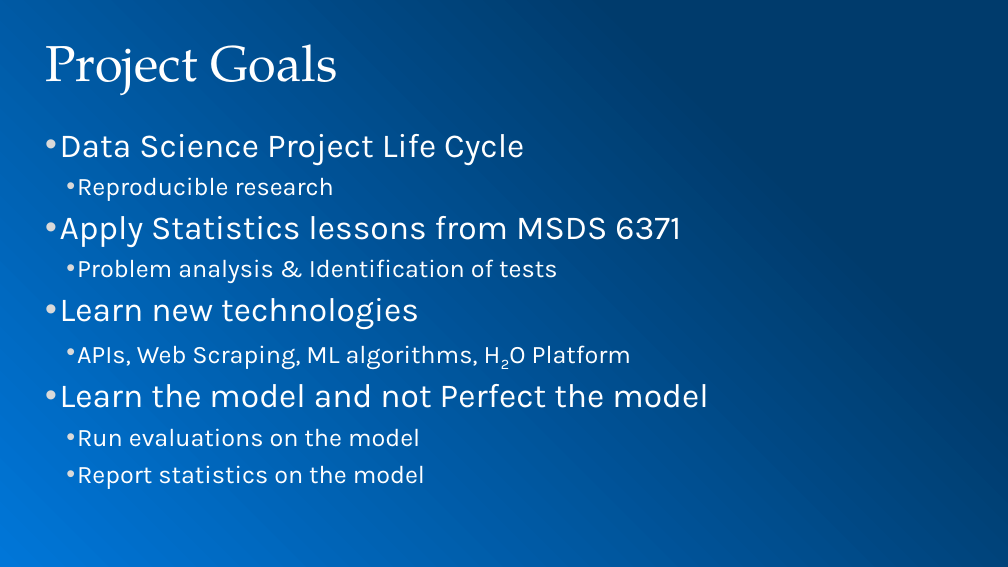
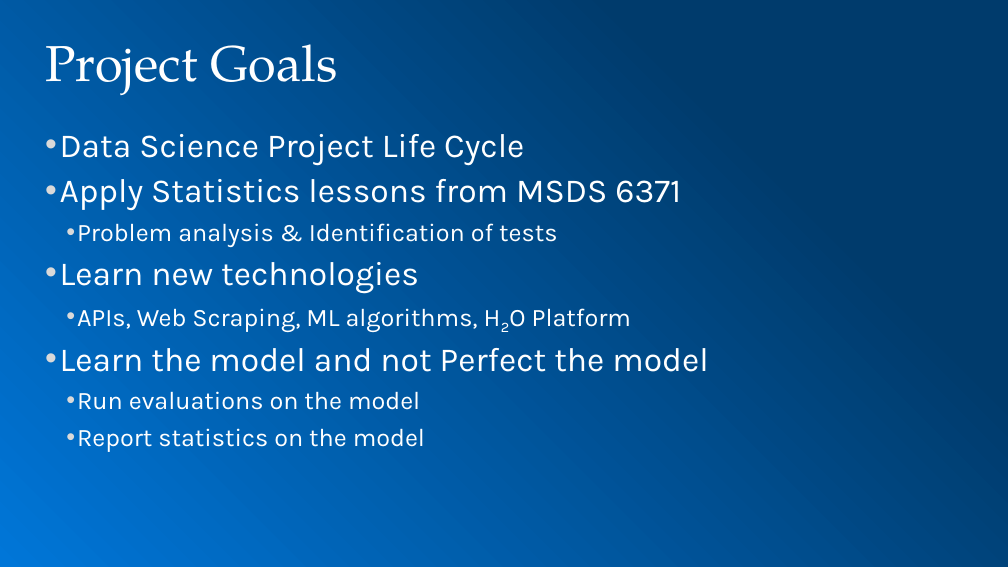
Before and after one commit to toadies/MSDS_CaseStudy2, a slide deck: slide 5 of presentation/MSDS 6306 Case Study 2.pptx. Drawn at 1008x567 pixels with LibreOffice and Linux fonts; fonts in the diff are those of the drawing; background and template pictures are left out. Boxes give left, top, right and bottom in pixels: in the first picture for what was removed or moved away, otherwise in the second. Text is boxed around its words. In the diff, an @@ line names an element or a change of style, - is before the commit and + after.

```diff
--- a/presentation/MSDS 6306 Case Study 2.pptx
+++ b/presentation/MSDS 6306 Case Study 2.pptx
@@ text at bbox=[77, 177, 334, 201]: paragraph removed @@
-  • Reproducible research
```
Also in this commit, not shown: 2 other slides changed, 1 other file.
